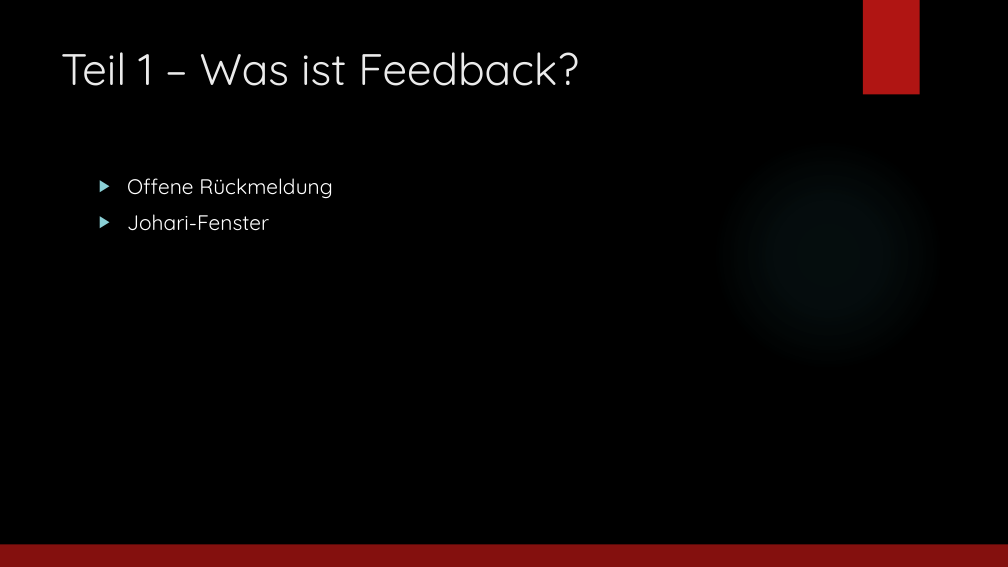
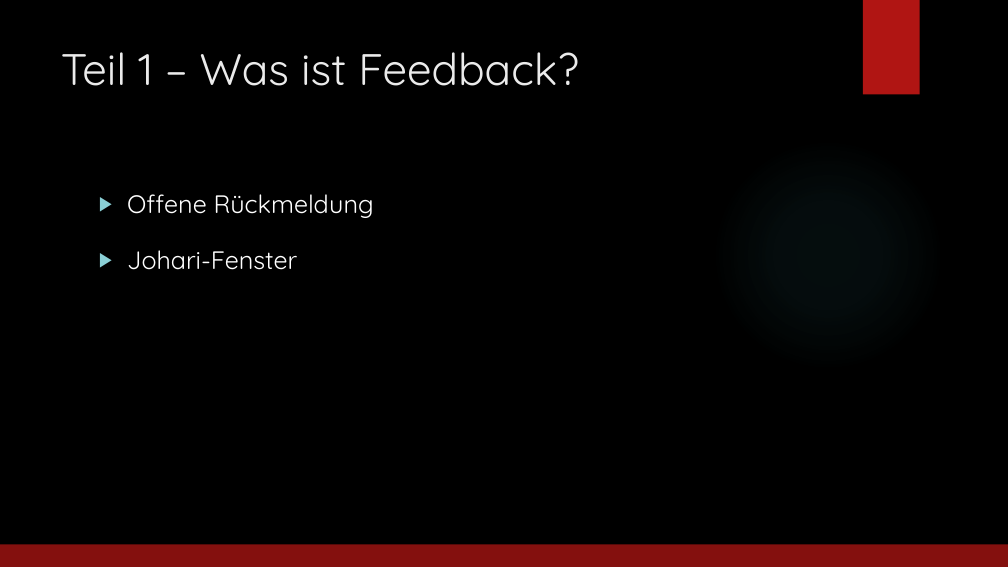
Before and after one commit to jfuerlinger/htl-da-2021_22-feedback-app, a slide deck: slide 5 of Praesentation/Praesentation_Diplomarbeit_FeedbackApp.pptx. Drawn at 1008x567 pixels with LibreOffice and Linux fonts; fonts in the diff are those of the drawing; background and template pictures are left out. Boxes give left, top, right and bottom in pixels: in the first picture for what was removed or moved away, otherwise in the second. Text is boxed around its words. In the diff, an @@ line names an element or a change of style, - is before the commit and + after.

```diff
--- a/Praesentation/Praesentation_Diplomarbeit_FeedbackApp.pptx
+++ b/Praesentation/Praesentation_Diplomarbeit_FeedbackApp.pptx
@@ text "Offene Rückmeldung" at (127,194,374,270): size 20 to 24 pt; line spacing 1 to 1.5 @@
```
Also in this commit, not shown: 4 other slides changed, 2 slides added.
